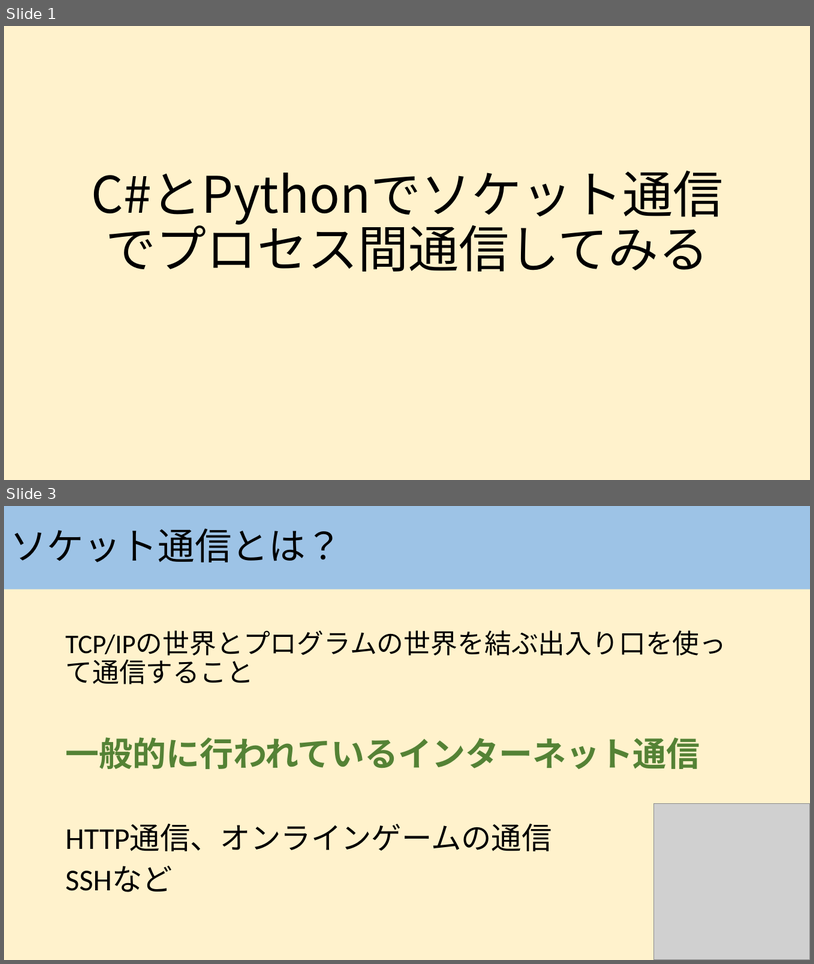
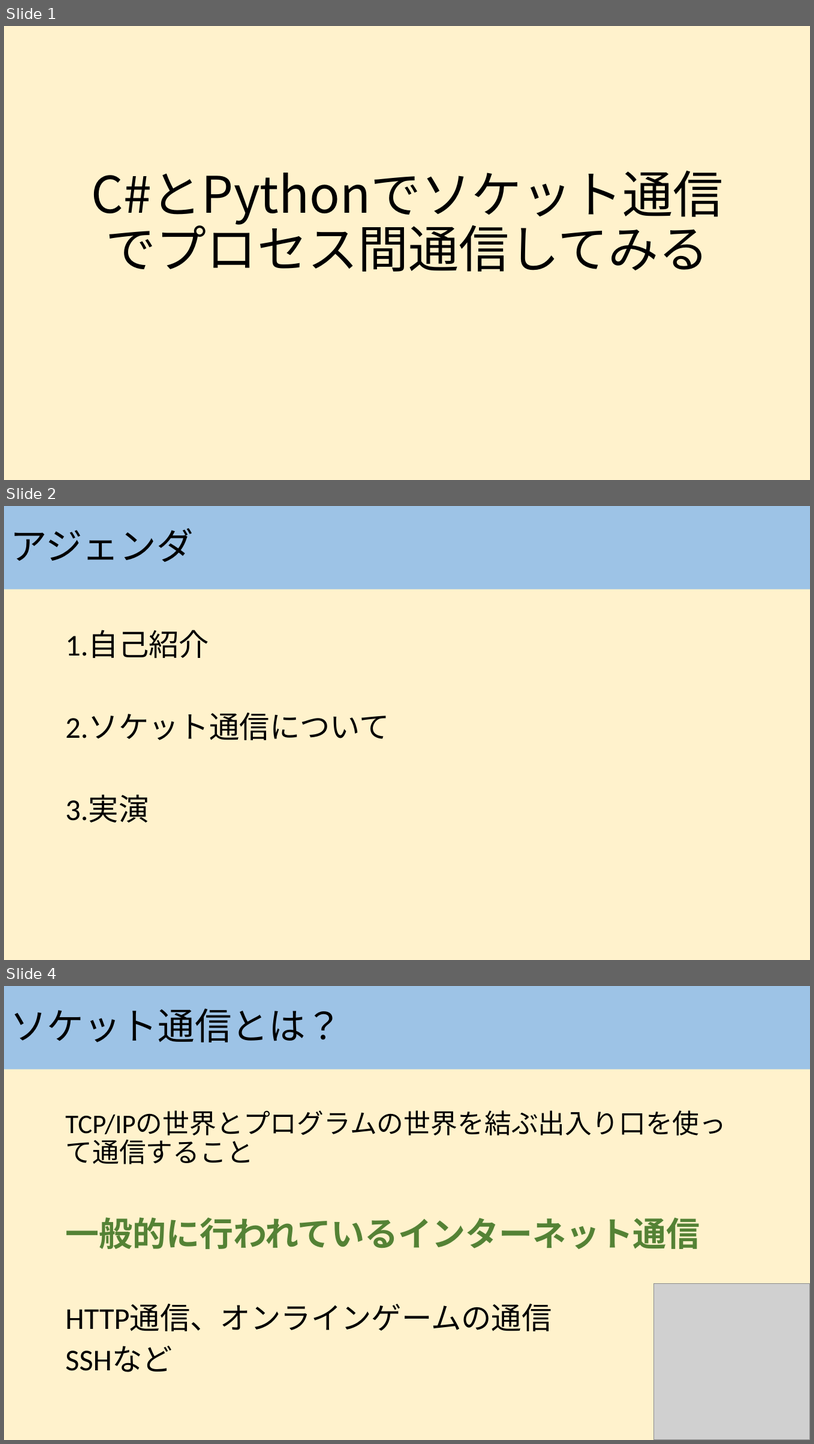
Before and after one commit to sakastudio/aktsk_lt_socket, a slide deck: lt.pptx. Shown one above the other, each under a label of ours: slides 1 and 3 before the commit, slides 1, 2 and 4 after it; the slides between them are not shown. The pictures are 814x964 and 814x1444 pixels, drawn with LibreOffice and Linux fonts; fonts in the diff are those of the drawing; grey boxes stand for pictures. Boxes give left, top, right and bottom in pixels: in the first picture for what was removed or moved away, otherwise in the second. Text is boxed around its words. In the diff, an @@ line names an element or a change of style, - is before the commit and + after.

```diff
--- a/lt.pptx
+++ b/lt.pptx
@@ slide 2 added at (4, 506, 810, 960), background #FFF2CC @@
@@ title added at (4, 506, 810, 589), fill #9DC3E6, 44 pt, text #000000 @@
+アジェンダ
@@ text added at (65, 631, 390, 822), 36 pt, text #000000 @@
+1.自己紹介
+2.ソケット通信について
+3.実演
@@ what was slide 3 is now slide 4 @@
```
Also in this commit, not shown: 2 slides changed.
